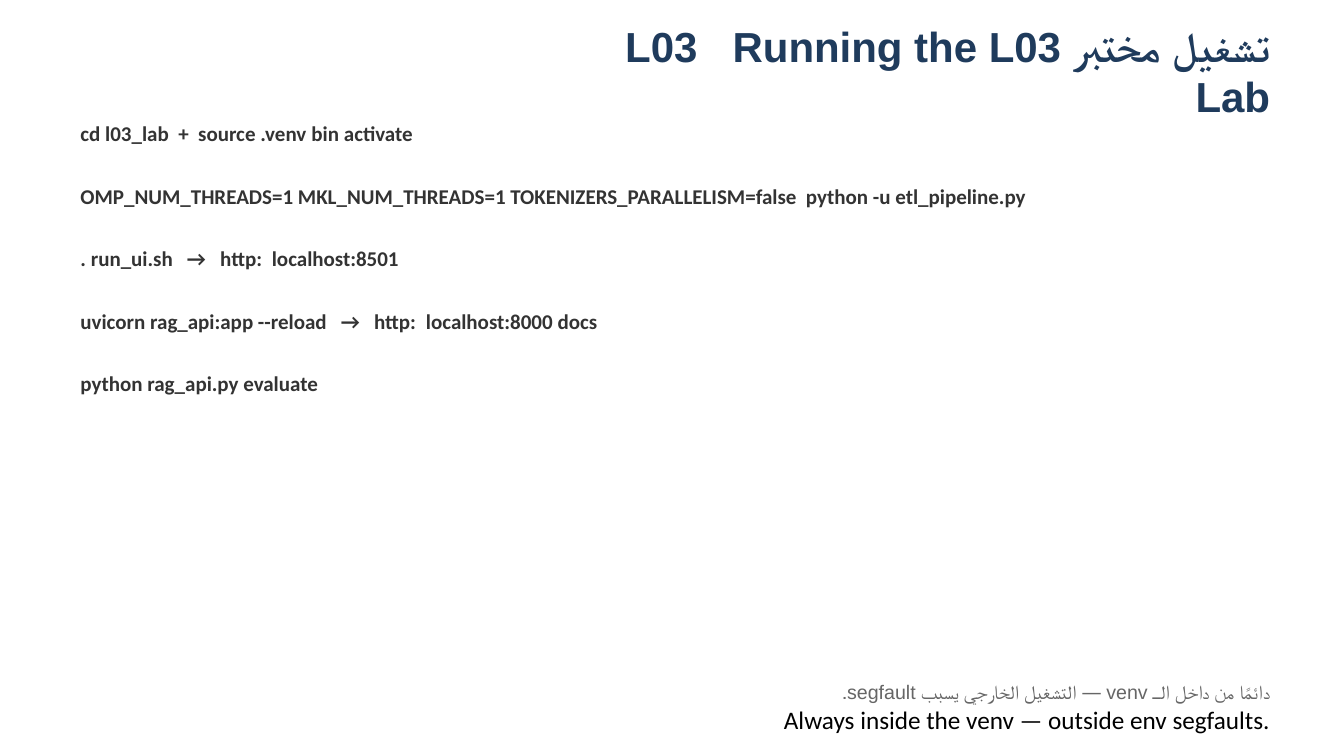
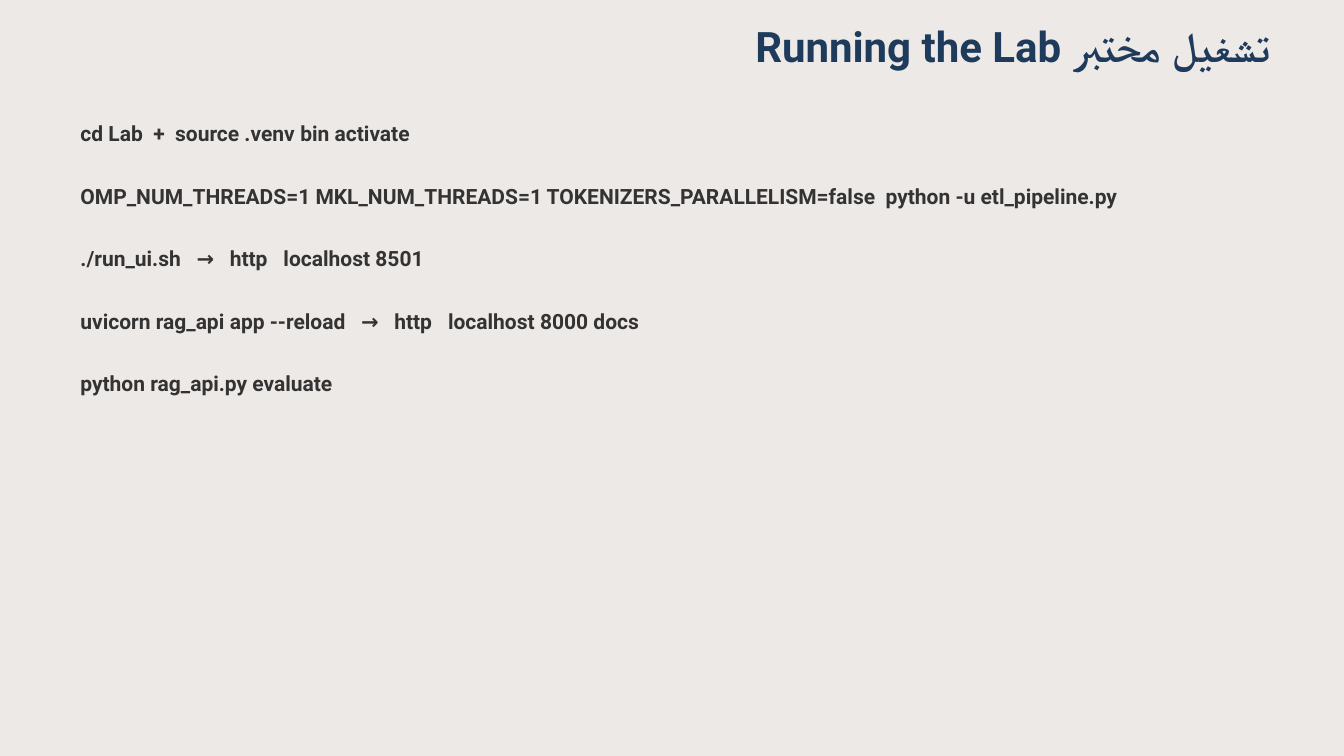
Before and after one commit to SAMeh-ZAGhloul/AI-Course, a slide deck: slide 55 of Slides/Module02_Consolidated_v1.0.pptx (slide 67 before the commit). Drawn at 1344x756 pixels with LibreOffice and Linux fonts; fonts in the diff are those of the drawing. Boxes give left, top, right and bottom in pixels: in the first picture for what was removed or moved away, otherwise in the second. Text is boxed around its words. In the diff, an @@ line names an element or a change of style, - is before the commit and + after.

```diff
--- a/Slides/Module02_Consolidated_v1.0.pptx
+++ b/Slides/Module02_Consolidated_v1.0.pptx
@@ background #FFFFFF to #EDE9E7 @@
@@ text at [755, 30, 1061, 71]: text changed; font Arial to Roboto @@
-تشغيل مختبر L03 Running the L03 Lab
+تشغيل مختبر Running the Lab
@@ text at [80, 125, 410, 141]: text changed; font Calibri to Roboto @@
-cd l03_lab + source .venv bin activate
+cd Lab + source .venv bin activate
@@ text "OMP_NUM_THREADS=1 MKL_NUM_THREADS=1 TOKENIZERS_PARALLELISM=f ..." at [80, 188, 1117, 209]: font Calibri to Roboto @@
@@ text at [80, 250, 423, 271]: text changed; font Calibri to Roboto @@
-. run_ui.sh → http: localhost:8501
+./run_ui.sh → http localhost 8501
@@ text at [80, 313, 638, 334]: text changed; font Calibri to Roboto @@
-uvicorn rag_api:app --reload → http: localhost:8000 docs
+uvicorn rag_api app --reload → http localhost 8000 docs
@@ text "python rag_api.py evaluate" at [80, 375, 332, 396]: font Calibri to Roboto @@
@@ text removed at [784, 686, 1270, 734] @@
-دائمًا من داخل الـ venv — التشغيل الخارجي يسبب segfault.
-Always inside the venv — outside env segfaults.
```
Also in this commit, not shown: 64 other slides changed, 1 slide added, 15 slides removed, 1 other file.
